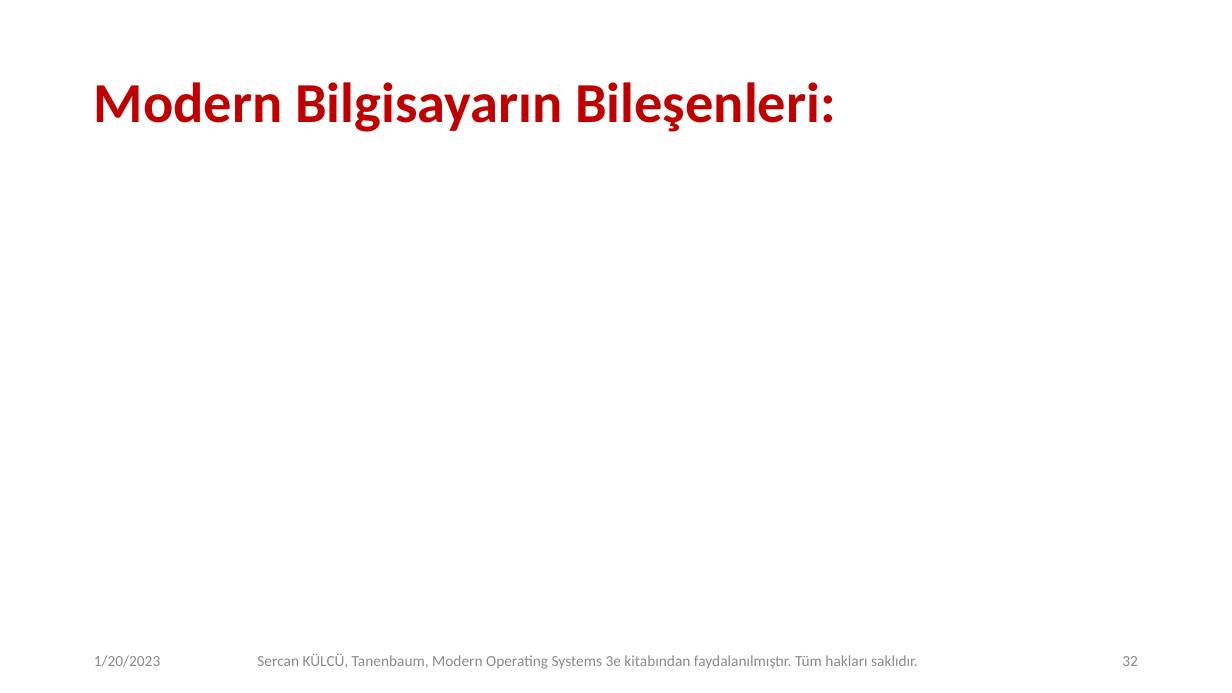
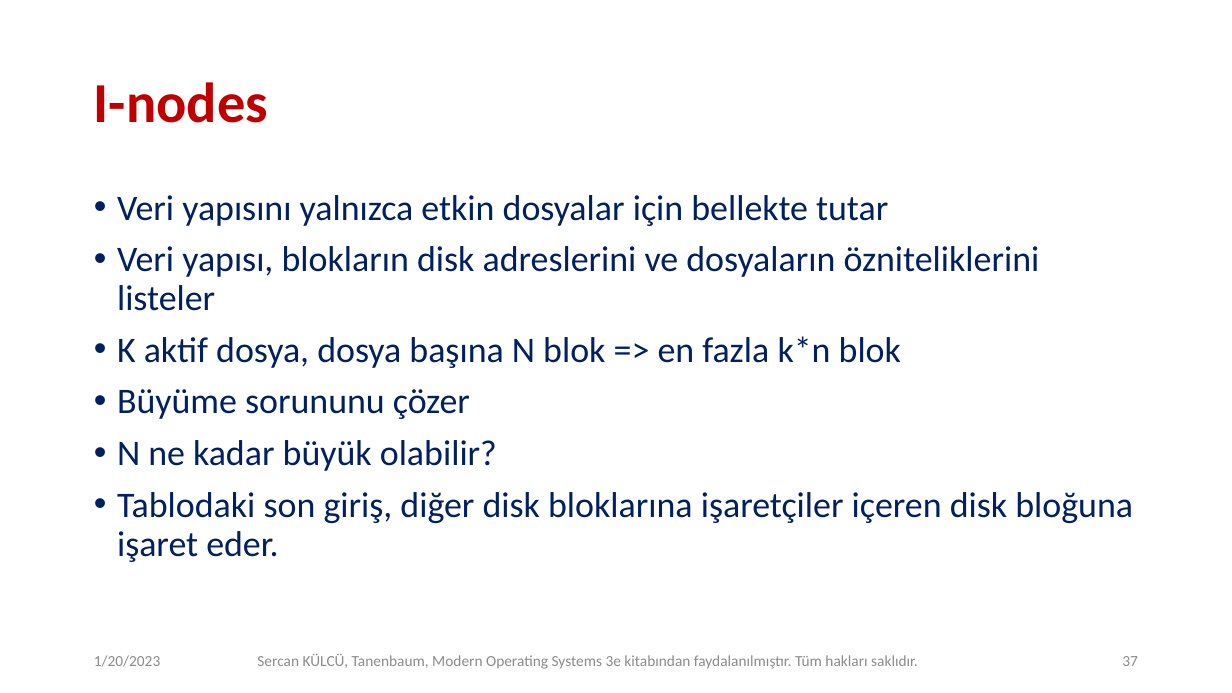
Before and after one commit to sercankulcu/sercankulcu.github.io, a slide deck: slide 37 of files/os/4_Bolum_4_Dosya.pptx (slide 32 before the commit). Drawn at 1232x693 pixels with LibreOffice and Linux fonts; fonts in the diff are those of the drawing. Boxes give left, top, right and bottom in pixels: in the first picture for what was removed or moved away, otherwise in the second. Text is boxed around its words. In the diff, an @@ line names an element or a change of style, - is before the commit and + after.

```diff
--- a/files/os/4_Bolum_4_Dosya.pptx
+++ b/files/os/4_Bolum_4_Dosya.pptx
@@ title at [94,82,268,123]: text changed @@
-Modern Bilgisayarın Bileşenleri:
+I-nodes
@@ text added at [117,195,1133,562], 28 pt, text #002060 @@
+• Veri yapısını yalnızca etkin dosyalar için bellekte tutar
+• Veri yapısı, blokların disk adreslerini ve dosyaların özniteliklerini listeler
+• K aktif dosya, dosya başına N blok => en fazla k*n blok
+• Büyüme sorununu çözer
+• N ne kadar büyük olabilir?
+• Tablodaki son giriş, diğer disk bloklarına işaretçiler içeren disk bloğuna işaret eder.
@@ page number at [1122,656,1138,666]: text changed @@
-32
+37
```
Also in this commit, not shown: 5 other slides changed, 5 slides added, 1 other file.
